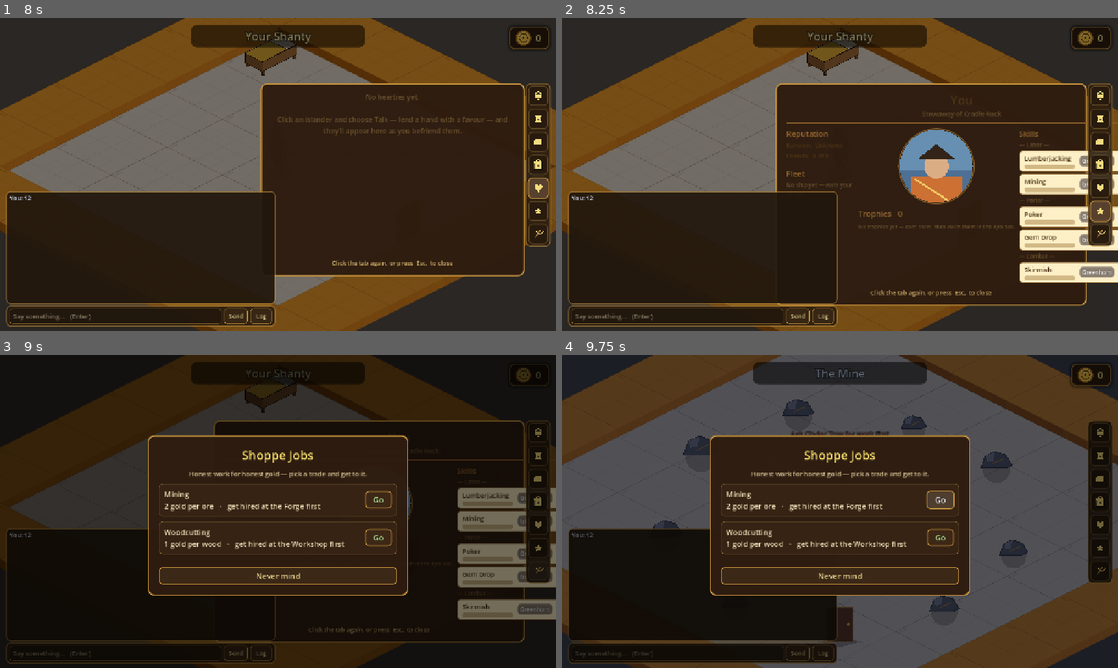
Above: before the commit, frames 1-4 (two rows, left to right).
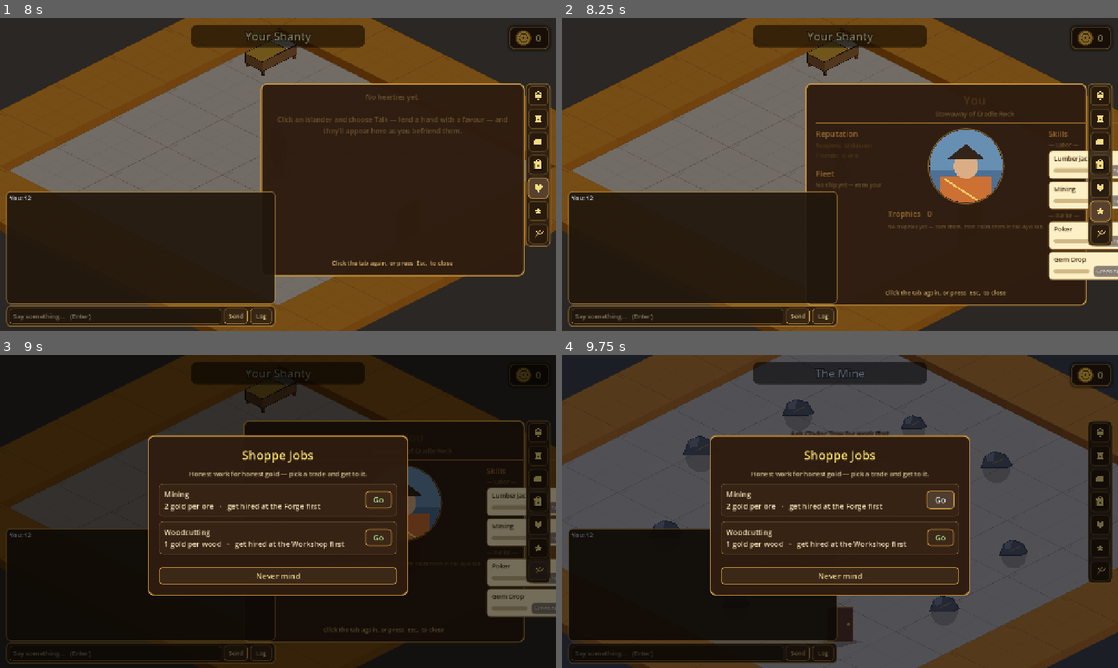
Above: after the commit, the same moments.

Repository: TairoyZone/shivaliva-shanty
Game: Godot game, scene res://main.tscn
The game is run twice, just before and just after one commit, with the same random seed, the same clock (stepped at 60 frames per second) and the same inputs.
Inputs (mouse positions are in pixels of both pictures, inside the frame that each line leads up to):
- Up to frame 1 (8 s): click "New Game" at 0.5 s; click "Let's get to it" at 1.25 s; click (116, 315) at 2.02 s; type "12" at 2.1 s; click "Send" at 2.75 s; click "Log" at 3.5 s; click "0" at 4.25 s; click (539, 118) at 5.02 s; click (539, 143) at 5.77 s; click (539, 165) at 6.52 s; click (539, 187) at 7.27 s
- Up to frame 2 (8.25 s): click (1101, 212) at 8.02 s
- Up to frame 3 (9 s): click (539, 570) at 8.75 s
- Up to frame 4 (9.75 s): click "Go" at 9.5 s

Frame 1 is identical in both runs. In frame 2, 11% of the frame differs, in the area x 38-100%, y 20-92%; in frame 3, 5.6%; in frame 4, nothing differs.

Commit message:
fix(profile): compact 2-row skill cards so the Skills column can't overflow the panel
The horizontal skill cards (name+bar | badge | score) were too wide and spilled past the panel's right edge
(hidden under the rail — only Skirmish, below the rail, showed full). Rebuilt each card as a compact 2-row
layout (name + best score on top; progress bar + tier badge below), so a card can never force its column —
and thus the panel — wide. Trimmed the column + ProfileView min widths to match. Verified: scan parses clean.

Co-Authored-By: Claude Opus 4.8 (1M context) <noreply@anthropic.com>

Diff:
--- a/interface/profile_panel/profile_panel.gd
+++ b/interface/profile_panel/profile_panel.gd
@@ -43,7 +43,7 @@
 	# none of that can execute against editor state.
 	if Engine.is_editor_hint():
 		return
-	custom_minimum_size = Vector2(668.0, 440.0)
+	custom_minimum_size = Vector2(600.0, 440.0)
 	var scroll : ScrollContainer = ScrollContainer.new()
 	scroll.set_anchors_preset(Control.PRESET_FULL_RECT)
 	scroll.horizontal_scroll_mode = ScrollContainer.SCROLL_MODE_DISABLED
@@ -257,7 +257,7 @@
 	var col : VBoxContainer = VBoxContainer.new()
 	col.add_theme_constant_override("separation", 4)
 	col.size_flags_horizontal = Control.SIZE_EXPAND_FILL
-	col.custom_minimum_size = Vector2(272, 0)
+	col.custom_minimum_size = Vector2(196, 0)
 	col.add_child(_section_label("Skills"))
 	for group in SKILL_GROUPS:
 		col.add_child(_category_label(String(group["label"])))
@@ -285,35 +285,38 @@
 		var next_t : int = int(thresholds[tier_idx + 1])
 		ratio = clampf(float(best - here) / float(maxi(1, next_t - here)), 0.0, 1.0)
 
+	# A COMPACT 2-row card so it can never force the column (and thus the panel) wide: name + best score on
+	# top, progress bar + tier badge below.
 	var card : PanelContainer = PanelContainer.new()
 	card.add_theme_stylebox_override("panel", _card_style())
 	card.size_flags_horizontal = Control.SIZE_EXPAND_FILL
-	var row : HBoxContainer = HBoxContainer.new()
-	row.add_theme_constant_override("separation", 10)
-	card.add_child(row)
-
-	var col : VBoxContainer = VBoxContainer.new()
-	col.add_theme_constant_override("separation", 3)
-	col.size_flags_horizontal = Control.SIZE_EXPAND_FILL
-	col.size_flags_vertical = Control.SIZE_SHRINK_CENTER
-	row.add_child(col)
+	var vb : VBoxContainer = VBoxContainer.new()
+	vb.add_theme_constant_override("separation", 4)
+	card.add_child(vb)
+
+	var top : HBoxContainer = HBoxContainer.new()
+	top.add_theme_constant_override("separation", 8)
+	vb.add_child(top)
 	var name_label : Label = Label.new()
 	name_label.text = display_name
 	name_label.add_theme_font_size_override("font_size", 15)
 	name_label.add_theme_color_override("font_color", COLOR_INK)
-	name_label.clip_text = true   # never let a long skill name force the card wider than its column (overflow → clip)
-	col.add_child(name_label)
-	col.add_child(_make_progress_bar(ratio))
-
-	row.add_child(_make_tier_badge(String(tier["name"]), tier_idx))
+	name_label.size_flags_horizontal = Control.SIZE_EXPAND_FILL
+	name_label.clip_text = true   # a long name clips rather than forcing the card wider
+	top.add_child(name_label)
 	var best_label : Label = Label.new()
 	best_label.text = "—" if best <= 0 else str(best)
-	best_label.add_theme_font_size_override("font_size", 16)
+	best_label.add_theme_font_size_override("font_size", 14)
 	best_label.add_theme_color_override("font_color", COLOR_INK_SOFT)
-	best_label.custom_minimum_size = Vector2(30, 0)
-	best_label.horizontal_alignment = HORIZONTAL_ALIGNMENT_RIGHT
-	best_label.vertical_alignment = VERTICAL_ALIGNMENT_CENTER
-	row.add_child(best_label)
+	top.add_child(best_label)
+
+	var bot : HBoxContainer = HBoxContainer.new()
+	bot.add_theme_constant_override("separation", 8)
+	vb.add_child(bot)
+	var bar : Control = _make_progress_bar(ratio)
+	bar.size_flags_vertical = Control.SIZE_SHRINK_CENTER
+	bot.add_child(bar)
+	bot.add_child(_make_tier_badge(String(tier["name"]), tier_idx))
 	return card
 
 
